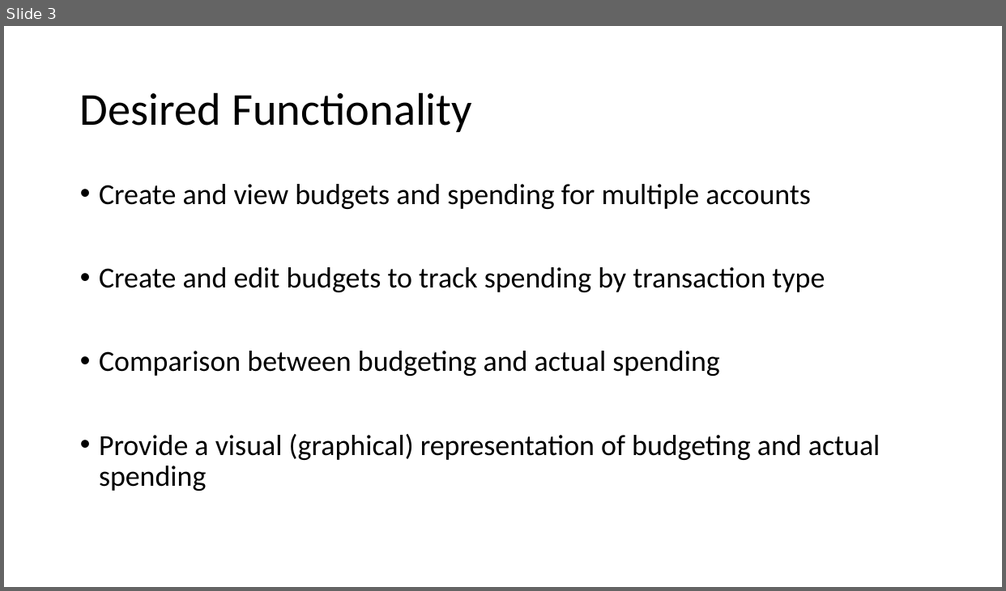
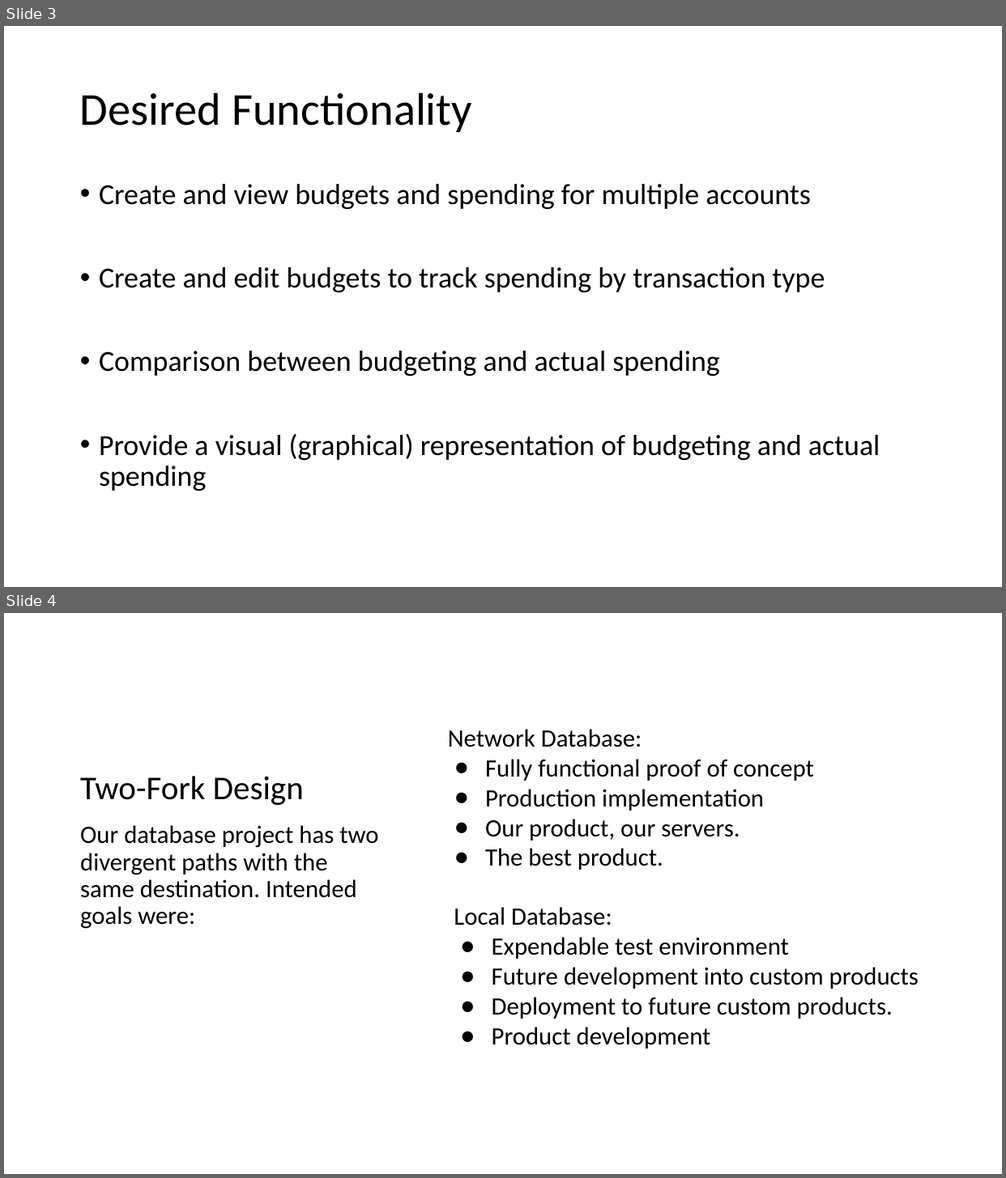
Before and after one commit to jackgoza/databasesProject, a slide deck: cs470_final_project.pptx. Shown one above the other, each under a label of ours: slide 3 before the commit, slides 3 and 4 after it. The pictures are 1006x591 and 1006x1178 pixels, drawn with LibreOffice and Linux fonts; fonts in the diff are those of the drawing. Boxes give left, top, right and bottom in pixels: in the first picture for what was removed or moved away, otherwise in the second. Text is boxed around its words. In the diff, an @@ line names an element or a change of style, - is before the commit and + after.

```diff
--- a/cs470_final_project.pptx
+++ b/cs470_final_project.pptx
@@ slide 4 added at [4, 613, 1002, 1174], background #FFFFFF @@
@@ text added at [448, 729, 814, 870], 24 pt, text #000000 @@
+Network Database:
+● Fully functional proof of concept
+● Production implementation
+● Our product, our servers.
+● The best product.
@@ title added at [80, 776, 304, 805], 32 pt, text #000000 @@
+Two-Fork Design
@@ text added at [80, 825, 378, 929], 24 pt, text #000000 @@
+Our database project has two divergent paths with the same destination. Intended goals were:
@@ text added at [454, 907, 918, 1049], 24 pt, text #000000 @@
+Local Database:
+● Expendable test environment
+● Future development into custom products
+● Deployment to future custom products.
+● Product development
```
Also in this commit, not shown: 7 other slides changed, 7 other slides added, 2 slides removed.
